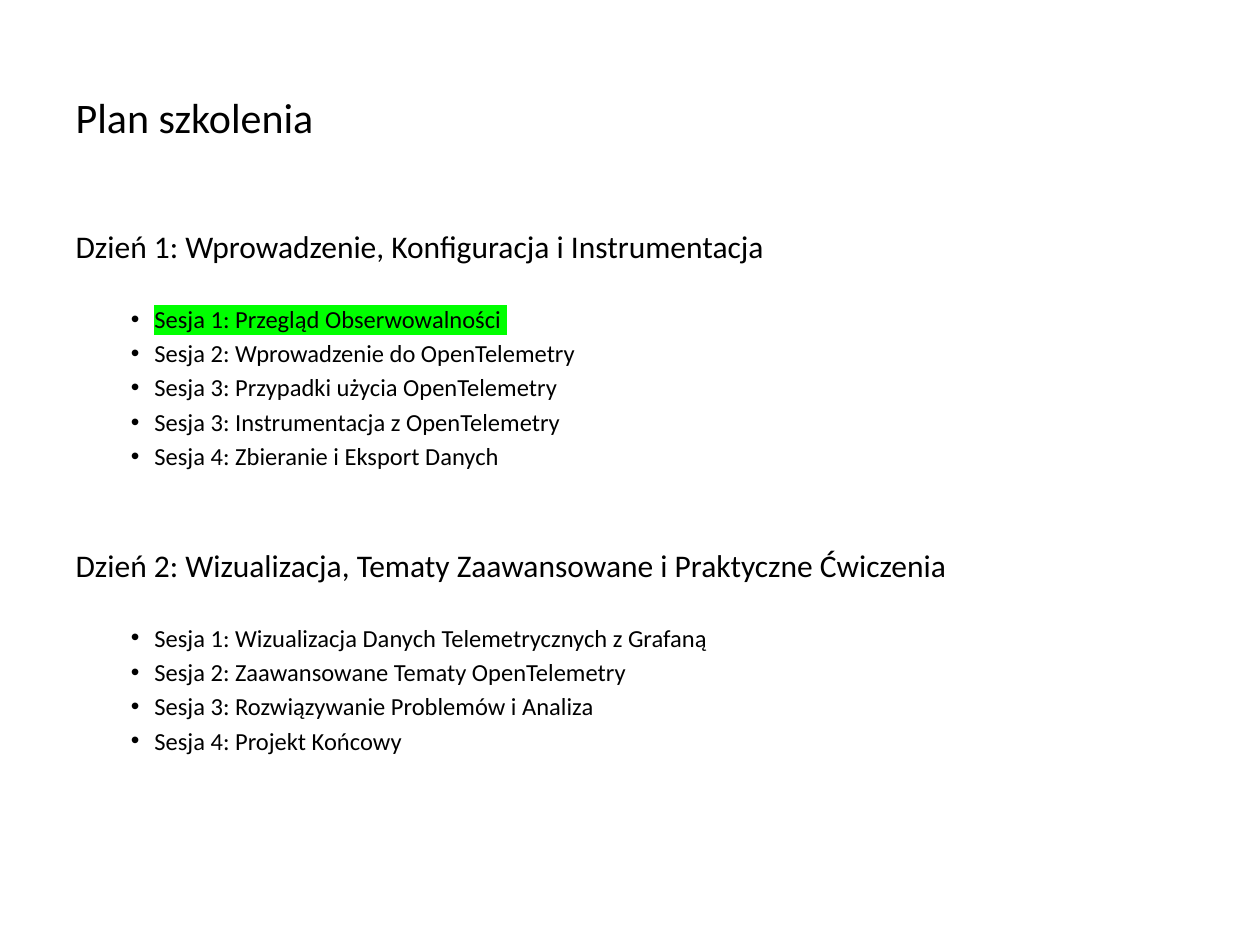
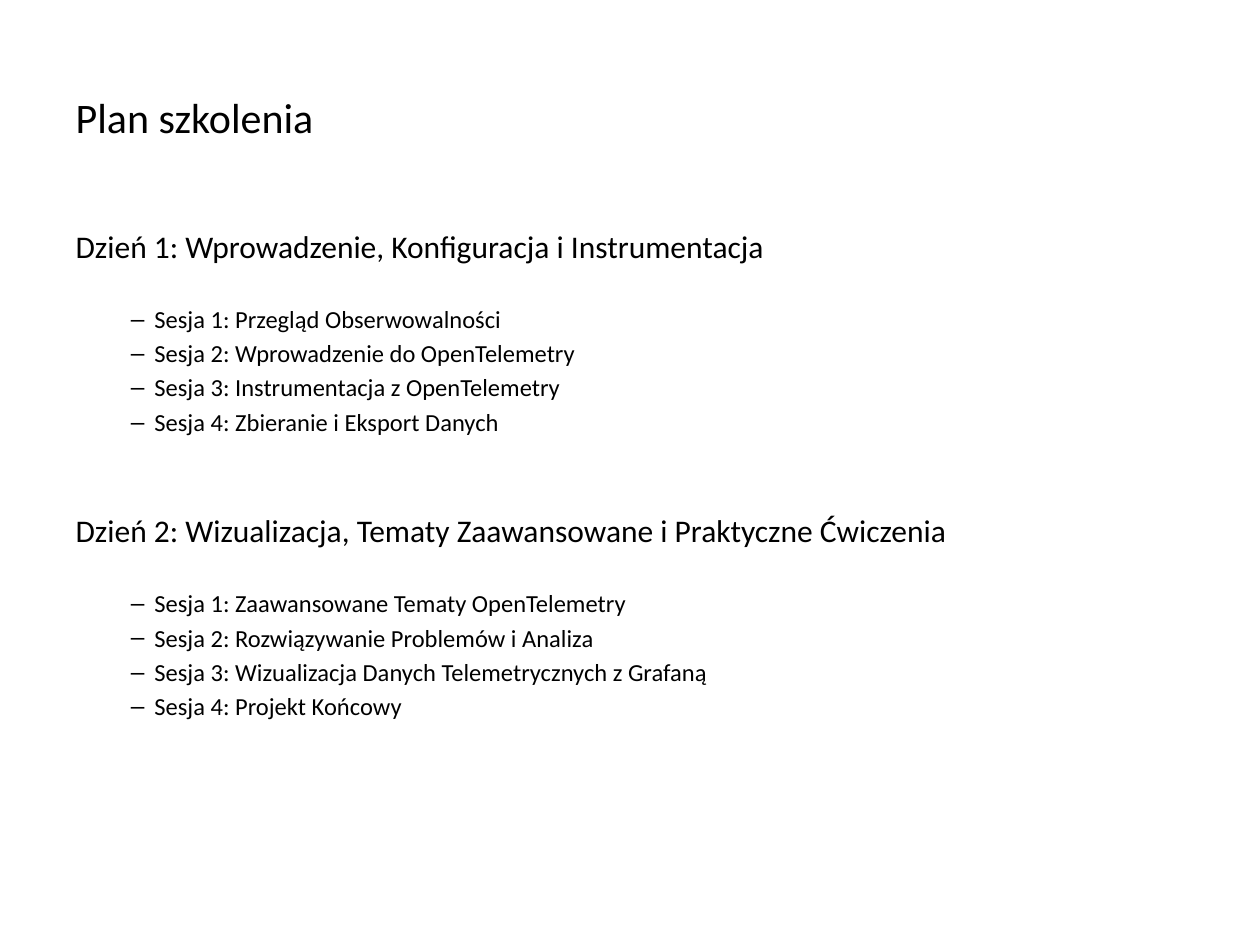
Before and after one commit to Kapsztajn/otel_training_python, a slide deck: slide 2 of otel teoria/Day 1 session 1.1 Przeglad Obserwowalnosci.pptx. Drawn at 1260x945 pixels with LibreOffice and Linux fonts; fonts in the diff are those of the drawing. Boxes give left, top, right and bottom in pixels: in the first picture for what was removed or moved away, otherwise in the second. Text is boxed around its words. In the diff, an @@ line names an element or a change of style, - is before the commit and + after.

```diff
--- a/otel teoria/Day 1 session 1.1 Przeglad Obserwowalnosci.pptx
+++ b/otel teoria/Day 1 session 1.1 Przeglad Obserwowalnosci.pptx
@@ text at box(154, 311, 575, 720): highlight #00FF00 to none in "Sesja 1: Przegląd Obserwowalności"; bullet • to – @@
@@ text at box(154, 379, 557, 401): paragraph removed @@
-  • Sesja 3: Przypadki użycia OpenTelemetry
@@ text at box(154, 595, 707, 686): text changed @@
-  • Sesja 1: Wizualizacja Danych Telemetrycznych z Grafaną
-  • Sesja 2: Zaawansowane Tematy OpenTelemetry
-  • Sesja 3: Rozwiązywanie Problemów i Analiza
+  – Sesja 1: Zaawansowane Tematy OpenTelemetry
+  – Sesja 2: Rozwiązywanie Problemów i Analiza
+  – Sesja 3: Wizualizacja Danych Telemetrycznych z Grafaną
```
Also in this commit, not shown: 6 other slides changed, 23 other files.
